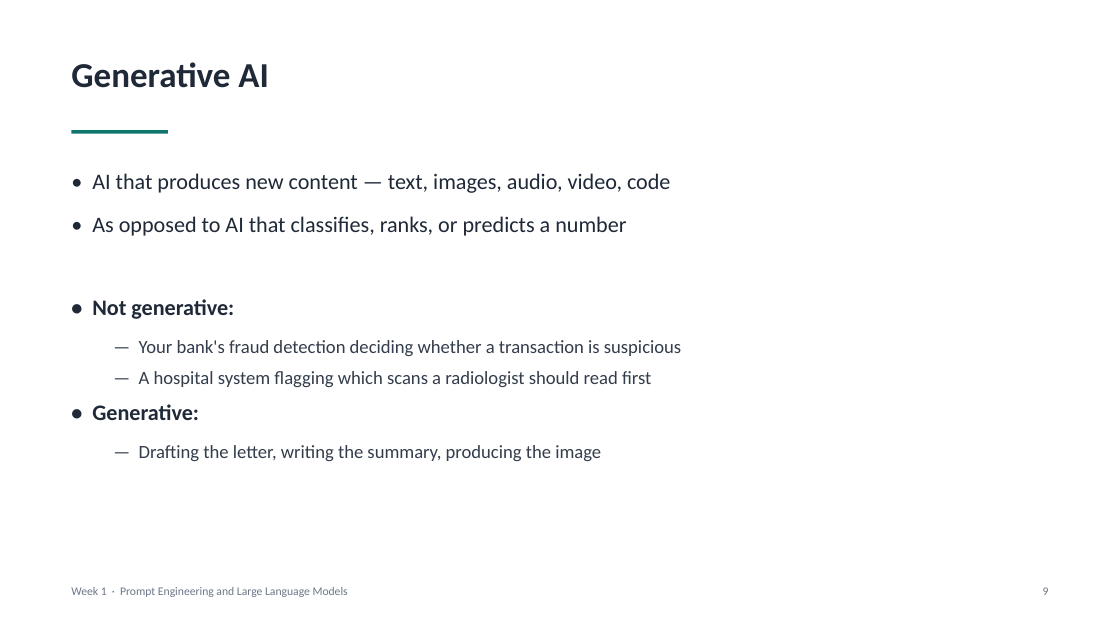
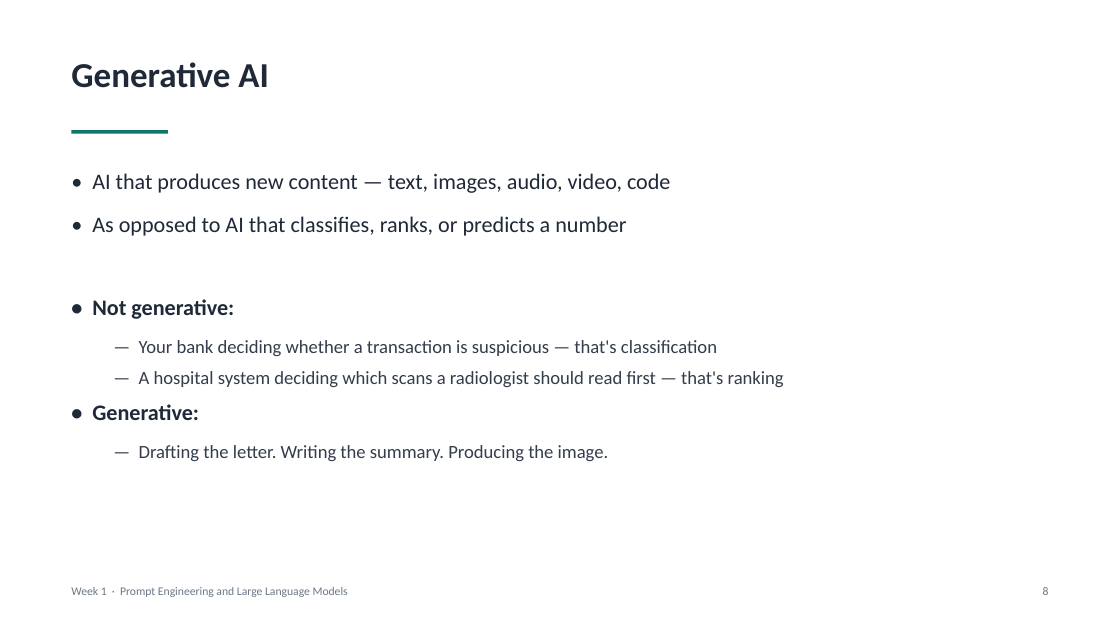
Before and after one commit to makyol/PromptEngineering, a slide deck: slide 8 of Lectures/week01/week01.pptx (slide 9 before the commit). Drawn at 1120x630 pixels with LibreOffice and Linux fonts; fonts in the diff are those of the drawing. Boxes give left, top, right and bottom in pixels: in the first picture for what was removed or moved away, otherwise in the second. Text is boxed around its words. In the diff, an @@ line names an element or a change of style, - is before the commit and + after.

```diff
--- a/Lectures/week01/week01.pptx
+++ b/Lectures/week01/week01.pptx
@@ text at [139, 340, 784, 387]: text changed @@
-  — Your bank's fraud detection deciding whether a transaction is suspicious
-  — A hospital system flagging which scans a radiologist should read first
+  — Your bank deciding whether a transaction is suspicious — that's classification
+  — A hospital system deciding which scans a radiologist should read first — that's ranking
@@ text at [139, 445, 609, 461]: text changed @@
-  — Drafting the letter, writing the summary, producing the image
+  — Drafting the letter. Writing the summary. Producing the image.
@@ text at [1043, 587, 1049, 595]: text changed @@
-9
+8
```
Also in this commit, not shown: 18 other slides changed, 5 slides added, 3 slides removed, 7 other files.
